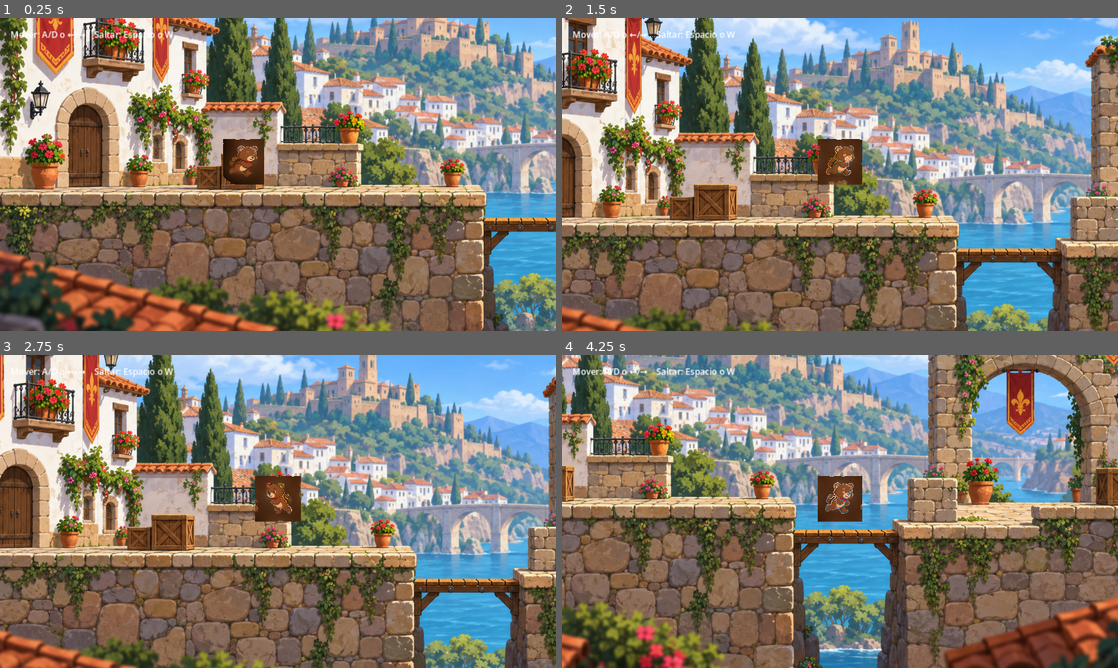
Above: before the commit, frames 1-4 (two rows, left to right).
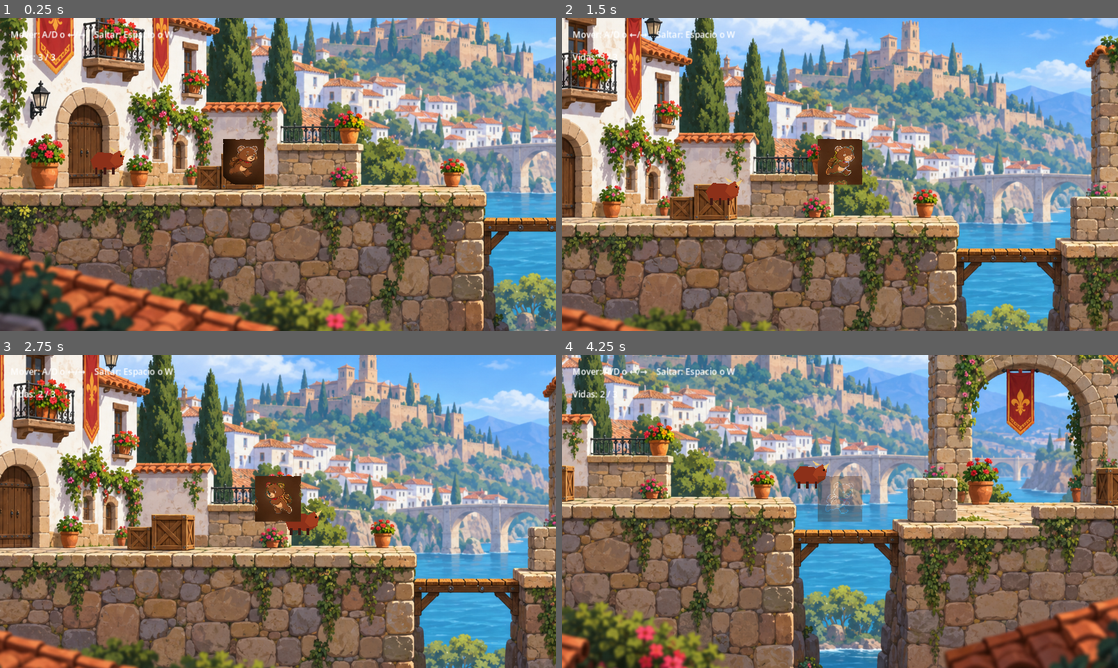
Above: after the commit, the same moments.

Repository: CabetoRX/thomas-padre-aventuras
Game: Godot game, scene res://scenes/main.tscn
Two runs of this game, one before a commit and one after it. Both use one fixed random seed, a clock stepped at 60 frames per second and the inputs below.
Inputs:
- Up to frame 1 (0.25 s): no input
- Up to frame 2 (1.5 s): hold D (ui_right) from 0.53 s (still down); tap Space (jump) at 0.6, 0.77, 1.07, 1.35 s
- Up to frame 3 (2.75 s): tap Space (jump) at 1.52, 1.82, 2.1 s; release D (ui_right) at 2.03 s; hold A (ui_left) from 2.03 s (still down)
- Up to frame 4 (4.25 s): release A (ui_left) at 2.78 s; hold D (ui_right) from 2.78 s (still down); tap Space (jump) at 2.85, 3.02, 3.32, 3.6, 3.77, 4.07 s

The runs differ from the first frame. In frame 1, 0.4% of the frame differs, in the area x 1-23%, y 11-50%; in frame 2, 0.4%; in frame 3, 0.3%; in frame 4, 1.5%, in the area x 1-54%, y 11-54%.

Commit message:
feat: add bull chase lives and checkpoint system
Co-authored-by: Copilot App <223556219+Copilot@users.noreply.github.com>

Diff:
--- /dev/null
+++ b/scenes/bull.tscn
@@ -0,0 +1,30 @@
+[gd_scene load_steps=4 format=3]
+
+[ext_resource type="Script" path="res://scripts/bull.gd" id="1"]
+
+[sub_resource type="CapsuleShape2D" id="BullBodyShape"]
+radius = 18.0
+height = 46.0
+
+[sub_resource type="CapsuleShape2D" id="BullHitboxShape"]
+radius = 22.0
+height = 52.0
+
+[node name="Bull" type="CharacterBody2D"]
+collision_layer = 2
+script = ExtResource("1")
+
+[node name="CollisionShape2D" type="CollisionShape2D" parent="."]
+position = Vector2(0, -8)
+shape = SubResource("BullBodyShape")
+
+[node name="AnimatedSprite2D" type="AnimatedSprite2D" parent="."]
+
+[node name="Hitbox" type="Area2D" parent="."]
+collision_layer = 0
+
+[node name="CollisionShape2D" type="CollisionShape2D" parent="Hitbox"]
+position = Vector2(0, -8)
+shape = SubResource("BullHitboxShape")
+
+[connection signal="body_entered" from="Hitbox" to="." method="_on_hitbox_body_entered"]
--- a/scenes/ground.tscn
+++ b/scenes/ground.tscn
@@ -1,4 +1,7 @@
-[gd_scene load_steps=7 format=3]
+[gd_scene load_steps=9 format=3]
+
+[ext_resource type="Script" path="res://scripts/spain_level.gd" id="1"]
+[ext_resource type="PackedScene" path="res://scenes/bull.tscn" id="2"]
 
 [sub_resource type="RectangleShape2D" id="LeftPlatformShape"]
 size = Vector2(747.18, 14)
@@ -19,6 +22,10 @@
 size = Vector2(1280, 24)
 
 [node name="Ground" type="Node2D"]
+script = ExtResource("1")
+
+[node name="Bull" parent="." instance=ExtResource("2")]
+position = Vector2(120, 393)
 
 [node name="LeftStonePlatform" type="StaticBody2D" parent="."]
 
@@ -61,3 +68,13 @@
 [node name="BottomBoundaryCollision" type="CollisionShape2D" parent="WorldBoundaries"]
 position = Vector2(640, 732)
 shape = SubResource("HorizontalBoundaryShape")
+
+[node name="CanvasLayer" type="CanvasLayer" parent="."]
+
+[node name="LivesLabel" type="Label" parent="CanvasLayer"]
+offset_left = 24.0
+offset_top = 76.0
+offset_right = 230.0
+offset_bottom = 112.0
+text = "Vidas: 3 / 3"
+theme_override_font_sizes/font_size = 20
--- /dev/null
+++ b/scripts/bull.gd
@@ -0,0 +1,84 @@
+extends CharacterBody2D
+
+@export var speed: float = 175.0
+@export var gravity: float = 800.0
+@export var knockback_speed: float = 240.0
+@export var knockback_duration: float = 0.35
+
+@onready var animated_sprite: AnimatedSprite2D = $AnimatedSprite2D
+
+var player: CharacterBody2D
+var knockback_timer: float = 0.0
+var facing: float = 1.0
+
+func _ready() -> void:
+	queue_redraw()
+
+func _physics_process(delta: float) -> void:
+	if player == null or not is_instance_valid(player):
+		var player_node := get_tree().get_first_node_in_group("player")
+		if player_node is CharacterBody2D:
+			player = player_node
+		else:
+			return
+
+	if not is_on_floor():
+		velocity.y += gravity * delta
+
+	if knockback_timer > 0.0:
+		knockback_timer = maxf(knockback_timer - delta, 0.0)
+	else:
+		var direction := signf(player.global_position.x - global_position.x)
+		if direction != 0.0:
+			if facing != direction:
+				facing = direction
+				queue_redraw()
+			velocity.x = direction * speed
+
+	animated_sprite.flip_h = facing < 0.0
+	move_and_slide()
+
+func knock_back_from(target_position: Vector2) -> void:
+	facing = signf(global_position.x - target_position.x)
+	if facing == 0.0:
+		facing = 1.0
+	queue_redraw()
+	knockback_timer = knockback_duration
+	velocity.x = facing * knockback_speed
+	global_position.x += facing * 20.0
+
+func _draw() -> void:
+	draw_set_transform(Vector2.ZERO, 0.0, Vector2(facing, 1.0))
+	draw_colored_polygon(
+		PackedVector2Array([
+			Vector2(-25, -23), Vector2(-14, -35), Vector2(6, -34),
+			Vector2(19, -26), Vector2(25, -16), Vector2(12, -8),
+			Vector2(-20, -9)
+		]),
+		Color(0.55, 0.19, 0.1)
+	)
+	draw_colored_polygon(
+		PackedVector2Array([
+			Vector2(10, -32), Vector2(20, -38), Vector2(27, -29),
+			Vector2(24, -16), Vector2(13, -14), Vector2(5, -22)
+		]),
+		Color(0.63, 0.24, 0.12)
+	)
+	draw_colored_polygon(
+		PackedVector2Array([Vector2(10, -36), Vector2(4, -44), Vector2(17, -37)]),
+		Color(0.92, 0.78, 0.48)
+	)
+	draw_colored_polygon(
+		PackedVector2Array([Vector2(21, -35), Vector2(31, -40), Vector2(25, -29)]),
+		Color(0.92, 0.78, 0.48)
+	)
+	draw_circle(Vector2(22, -29), 1.5, Color(0.08, 0.05, 0.04))
+	for leg_x in [-16.0, -3.0, 10.0]:
+		draw_line(Vector2(leg_x, -12), Vector2(leg_x, -1), Color(0.24, 0.1, 0.08), 4.0)
+
+func _on_hitbox_body_entered(body: Node2D) -> void:
+	if not body.is_in_group("player") or not body.has_method("take_damage"):
+		return
+
+	if body.take_damage(global_position):
+		knock_back_from(body.global_position)
--- a/scripts/player.gd
+++ b/scripts/player.gd
@@ -1,10 +1,13 @@
 extends CharacterBody2D
 
 ## Personaje jugable: Oso Thomas
-## Fase 3: Movimiento horizontal, salto y gravedad
+## Movimiento, salto, vidas y reaparicion desde checkpoint.
 
 ## Velocidad de movimiento horizontal
 @export var speed: float = 200.0
+
+@export var max_lives: int = 3
+@export var invulnerability_duration: float = 2.0
 
 ## Velocidad de salto
 @export var jump_velocity: float = -400.0
@@ -12,9 +15,19 @@
 ## Gravedad del juego (pixels por segundo al cuadrado)
 @export var gravity: float = 800.0
 
+signal lives_changed(current_lives: int, maximum_lives: int)
+
 @onready var bear_sprite: AnimatedSprite2D = $BearAnimatedSprite
 
+var lives: int
+var checkpoint_position: Vector2
+var invulnerability_timer: float = 0.0
+
 func _ready() -> void:
+	add_to_group("player")
+	lives = max_lives
+	checkpoint_position = global_position
+
 	var frame_paths := DirAccess.get_files_at("res://assets/characters/bear/run")
 	frame_paths.sort()
 
@@ -43,7 +56,11 @@
 	bear_sprite.animation = "run"
 	bear_sprite.stop()
 
+	lives_changed.emit(lives, max_lives)
+
 func _physics_process(delta: float) -> void:
+	_update_invulnerability(delta)
+
 	if not is_on_floor():
 		velocity.y += gravity * delta
 	elif Input.is_action_just_pressed("jump"):
@@ -63,3 +80,32 @@
 		bear_sprite.play("run")
 
 	move_and_slide()
+
+func take_damage(_source_position: Vector2) -> bool:
+	if invulnerability_timer > 0.0:
+		return false
+
+	lives -= 1
+	lives_changed.emit(lives, max_lives)
+	invulnerability_timer = invulnerability_duration
+
+	if lives <= 0:
+		lives = max_lives
+		global_position = checkpoint_position
+		velocity = Vector2.ZERO
+		lives_changed.emit(lives, max_lives)
+
+	return true
+
+func set_checkpoint(position: Vector2) -> void:
+	checkpoint_position = position
+
+func _update_invulnerability(delta: float) -> void:
+	if invulnerability_timer <= 0.0:
+		return
+
+	invulnerability_timer = maxf(invulnerability_timer - delta, 0.0)
+	if invulnerability_timer == 0.0:
+		bear_sprite.modulate = Color.WHITE
+	else:
+		bear_sprite.modulate.a = 0.35 if fmod(invulnerability_timer, 0.2) < 0.1 else 1.0
--- /dev/null
+++ b/scripts/spain_level.gd
@@ -0,0 +1,18 @@
+extends Node2D
+
+@onready var lives_label: Label = $CanvasLayer/LivesLabel
+
+func _ready() -> void:
+	call_deferred("_connect_player")
+
+func _connect_player() -> void:
+	var player := get_tree().get_first_node_in_group("player")
+	if player == null or not player.has_signal("lives_changed"):
+		push_error("Spain level could not find a player with a lives_changed signal.")
+		return
+
+	player.lives_changed.connect(_on_player_lives_changed)
+	_on_player_lives_changed(player.lives, player.max_lives)
+
+func _on_player_lives_changed(current_lives: int, maximum_lives: int) -> void:
+	lives_label.text = "Vidas: %d / %d" % [current_lives, maximum_lives]
--- /dev/null
+++ b/tests/phase4_test.gd
@@ -0,0 +1,57 @@
+extends SceneTree
+
+func _initialize() -> void:
+	call_deferred("_run_checks")
+
+func _run_checks() -> void:
+	var main_scene := load("res://scenes/main.tscn") as PackedScene
+	var main_instance := main_scene.instantiate()
+	root.add_child(main_instance)
+	for _frame in range(30):
+		await physics_frame
+
+	var player := main_instance.get_node("Player")
+	var bull := main_instance.get_node("Ground/Bull")
+	var lives_label := main_instance.get_node("Ground/CanvasLayer/LivesLabel")
+	assert(player.lives == 3, "The player should start with three lives.")
+	assert(lives_label.text == "Vidas: 3 / 3", "The level HUD should show the initial lives.")
+	assert(bull.global_position.x > 120.0, "The bull should chase the stationary player.")
+	assert(player.is_on_floor(), "The player should land on the level floor.")
+
+	var starting_x: float = player.global_position.x
+	Input.action_press("ui_right")
+	for _frame in range(12):
+		await physics_frame
+	Input.action_release("ui_right")
+	assert(player.global_position.x > starting_x, "The player should move to the right.")
+
+	var starting_y: float = player.global_position.y
+	Input.action_press("jump")
+	await physics_frame
+	Input.action_release("jump")
+	for _frame in range(10):
+		await physics_frame
+	assert(player.global_position.y < starting_y, "The player should jump.")
+
+	bull.global_position = player.global_position + Vector2(-5.0, 0.0)
+	for _frame in range(3):
+		await physics_frame
+	assert(player.lives == 2, "Contact with the bull should remove one life.")
+	assert(player.invulnerability_timer > 0.0, "Contact should enable invulnerability.")
+	assert(not player.take_damage(bull.global_position), "Invulnerability should block repeat damage.")
+	assert(player.lives == 2, "Repeated damage during invulnerability should not change lives.")
+	assert(lives_label.text == "Vidas: 2 / 3", "The HUD should update when the player takes damage.")
+
+	await create_timer(player.invulnerability_duration + 0.1).timeout
+	player.set_checkpoint(Vector2(300.0, 397.0))
+	assert(player.take_damage(bull.global_position), "Damage should resume after invulnerability.")
+	assert(player.lives == 1, "A later hit should remove one life.")
+
+	await create_timer(player.invulnerability_duration + 0.1).timeout
+	assert(player.take_damage(bull.global_position), "The third hit should be accepted.")
+	assert(player.lives == 3, "Lives should be restored after reaching zero.")
+	assert(player.global_position.is_equal_approx(Vector2(300.0, 397.0)), "The player should respawn at the checkpoint.")
+	assert(lives_label.text == "Vidas: 3 / 3", "The HUD should update after respawning.")
+
+	print("Phase 4 gameplay checks passed.")
+	quit()
Not shown, changed: README.md
